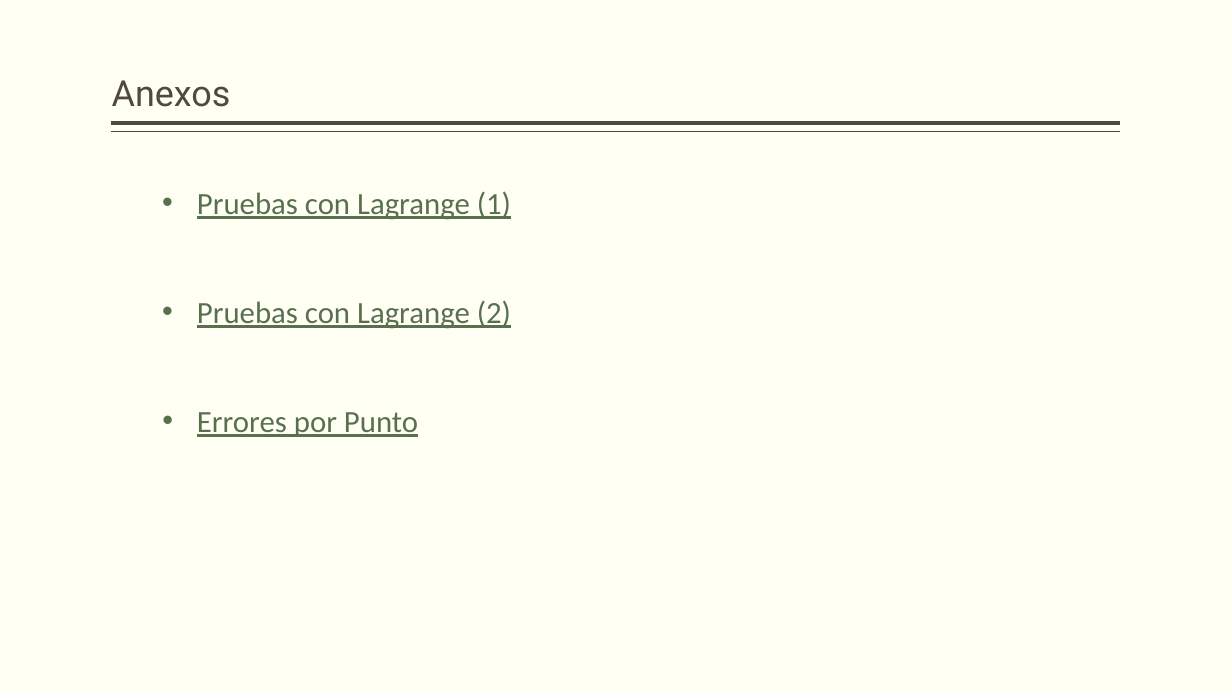
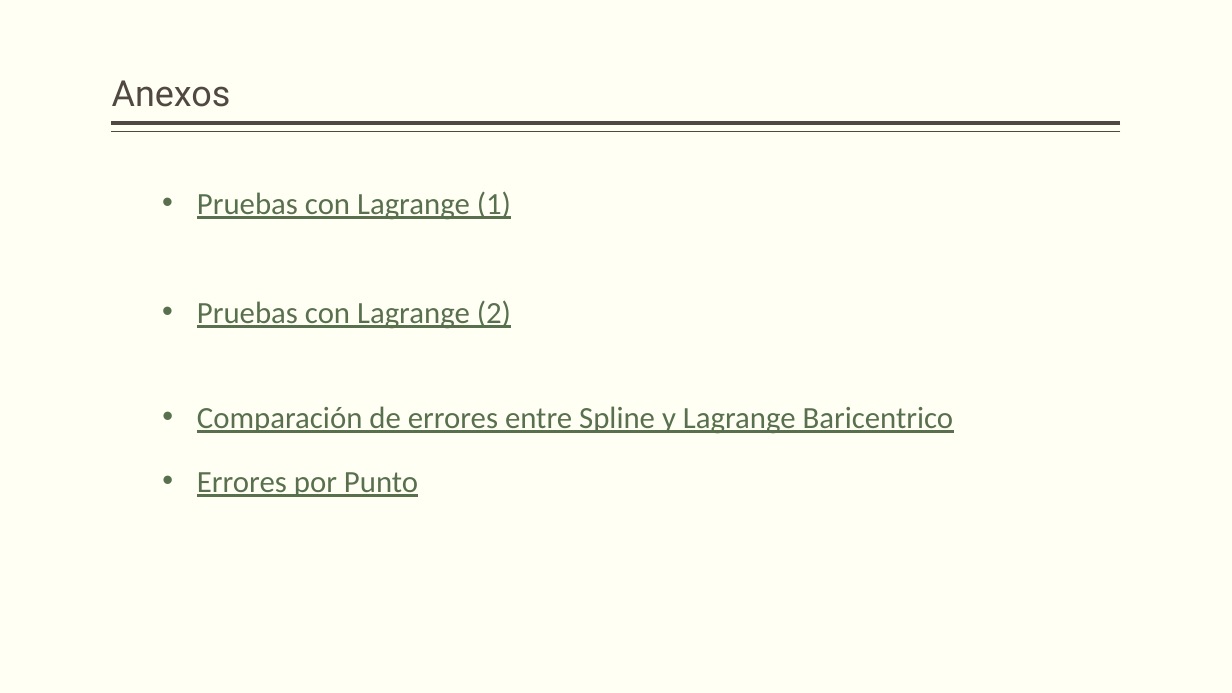
Before and after one commit to SergioMejia2/AnaNum1910, a slide deck: slide 1 of Talleres/Iinterpolacion Perro/Presentacion/Anexos.pptx. Drawn at 1232x693 pixels with LibreOffice and Linux fonts; fonts in the diff are those of the drawing. Boxes give left, top, right and bottom in pixels: in the first picture for what was removed or moved away, otherwise in the second. Text is boxed around its words. In the diff, an @@ line names an element or a change of style, - is before the commit and + after.

```diff
--- a/Talleres/Iinterpolacion Perro/Presentacion/Anexos.pptx
+++ b/Talleres/Iinterpolacion Perro/Presentacion/Anexos.pptx
@@ text added at [197,406,954,434], 24 pt, text #59704F, underline @@
+• Comparación de errores entre Spline y Lagrange Baricentrico
@@ text "Errores por Punto": place and size @@
-text "Errores por Punto" at [197,412,418,437]
+text "Errores por Punto" at [197,472,418,497]
```
Also in this commit, not shown: 1 slide added, 3 other files.
